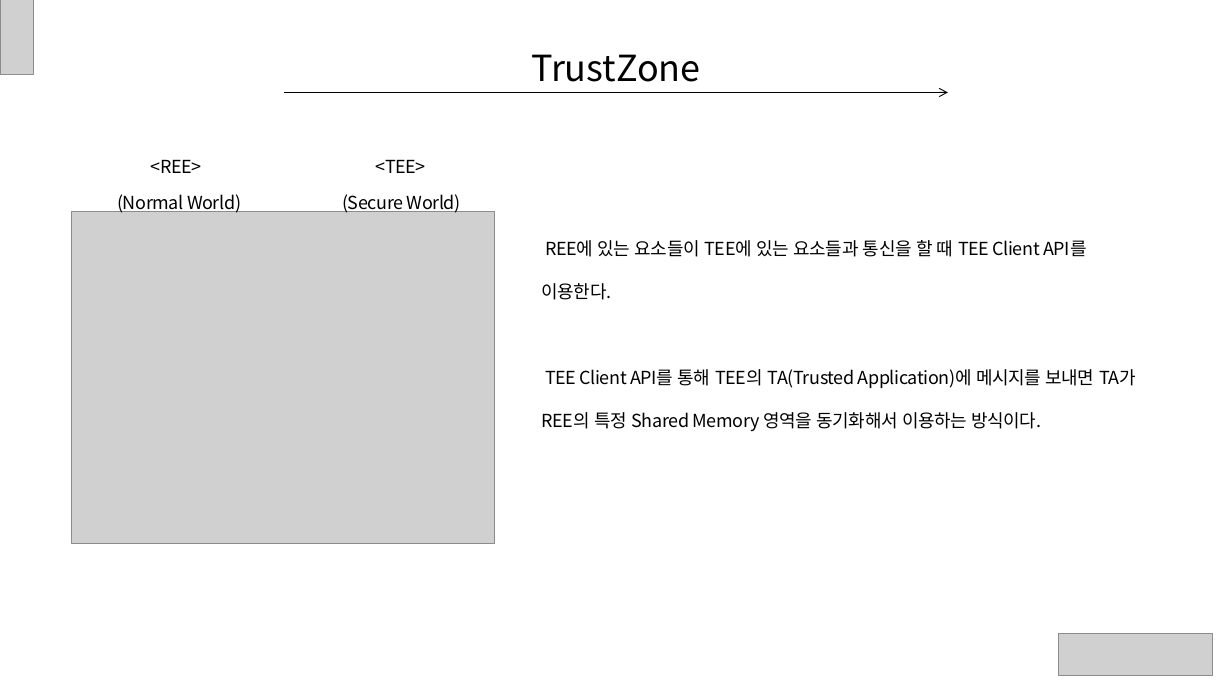
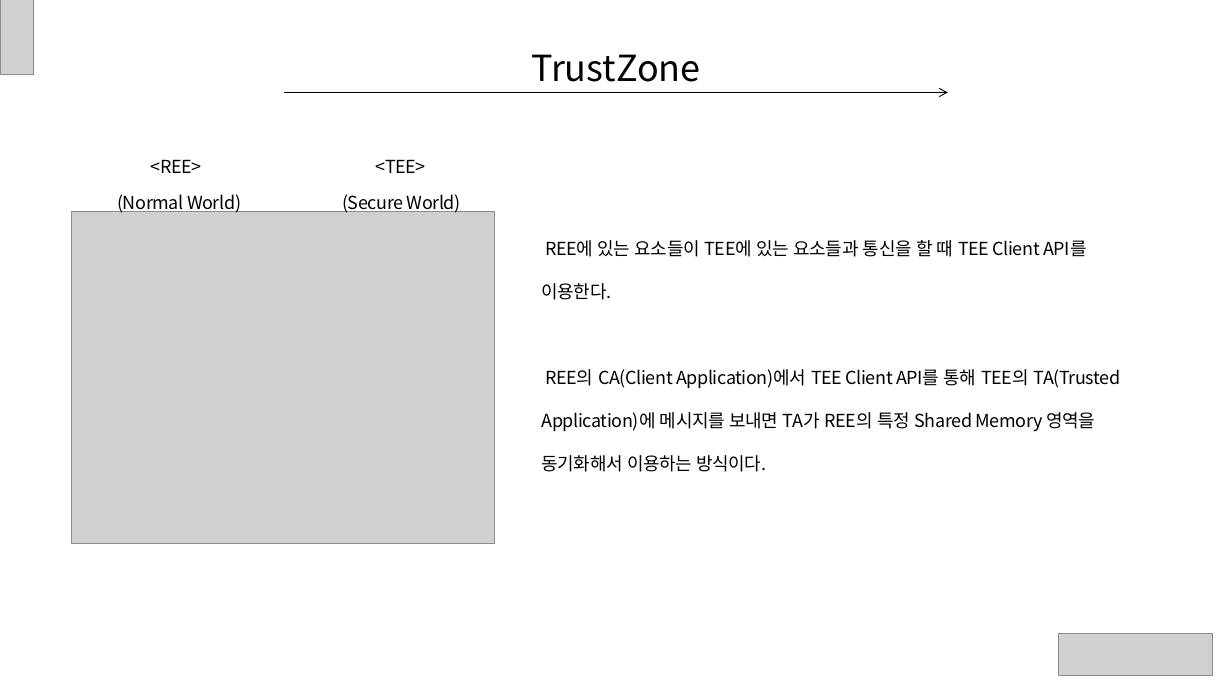
Before and after one commit to ryusangwon/Arm-Trustzone, a slide deck: slide 10 of TrustZone.pptx. Drawn at 1232x693 pixels with LibreOffice and Linux fonts; fonts in the diff are those of the drawing; grey boxes stand for pictures. Boxes give left, top, right and bottom in pixels: in the first picture for what was removed or moved away, otherwise in the second. Text is boxed around its words. In the diff, an @@ line names an element or a change of style, - is before the commit and + after.

```diff
--- a/TrustZone.pptx
+++ b/TrustZone.pptx
@@ text at <box>541,369,1121,472</box>: text changed @@
-TEE Client API를 통해 TEE의 TA(Trusted Application)에 메시지를 보내면 TA가 REE의 특정 Shared Memory 영역을 동기화해서 이용하는 방식이다.
+REE의 CA(Client Application)에서 TEE Client API를 통해 TEE의 TA(Trusted Application)에 메시지를 보내면 TA가 REE의 특정 Shared Memory 영역을 동기화해서 이용하는 방식이다.
```
Also in this commit, not shown: 2 other slides changed.
